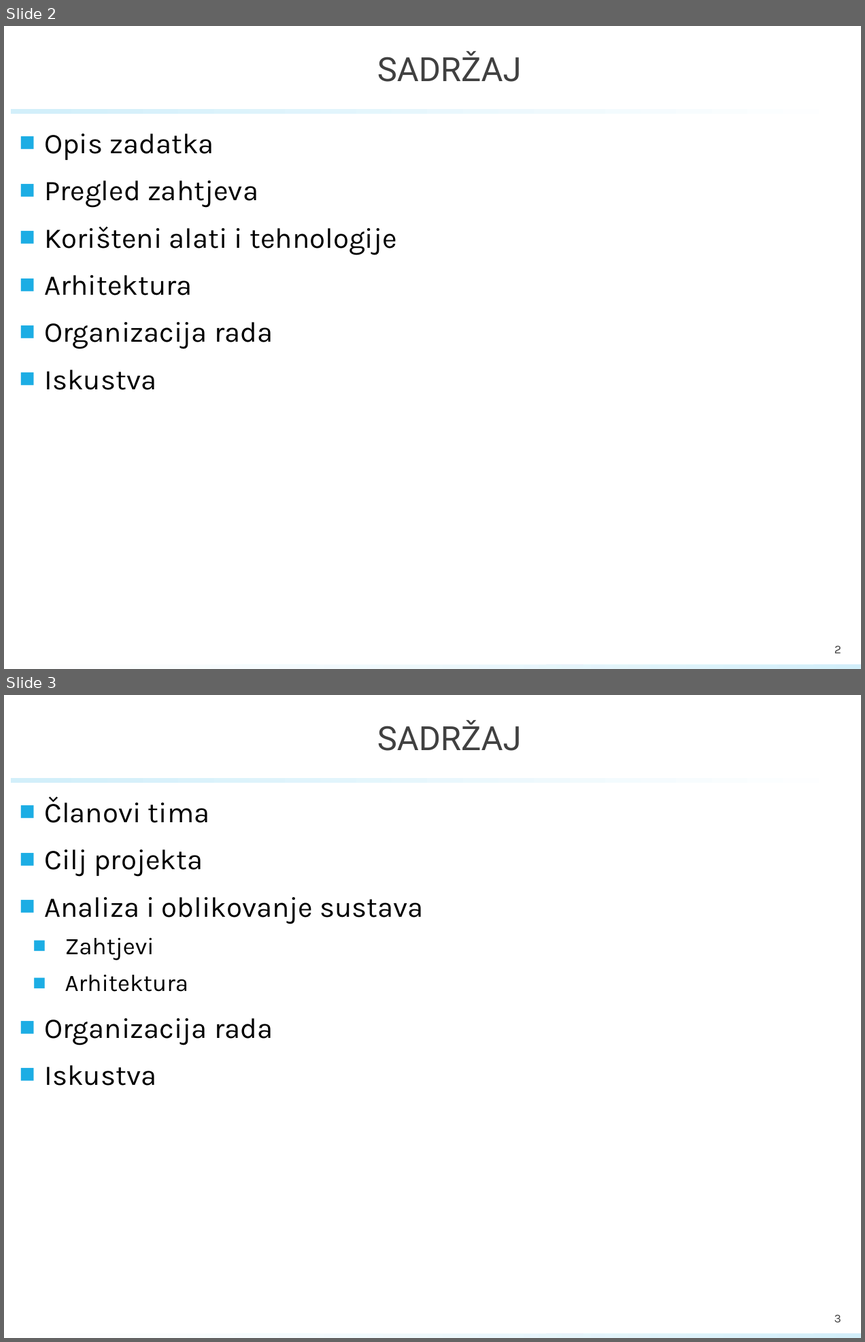
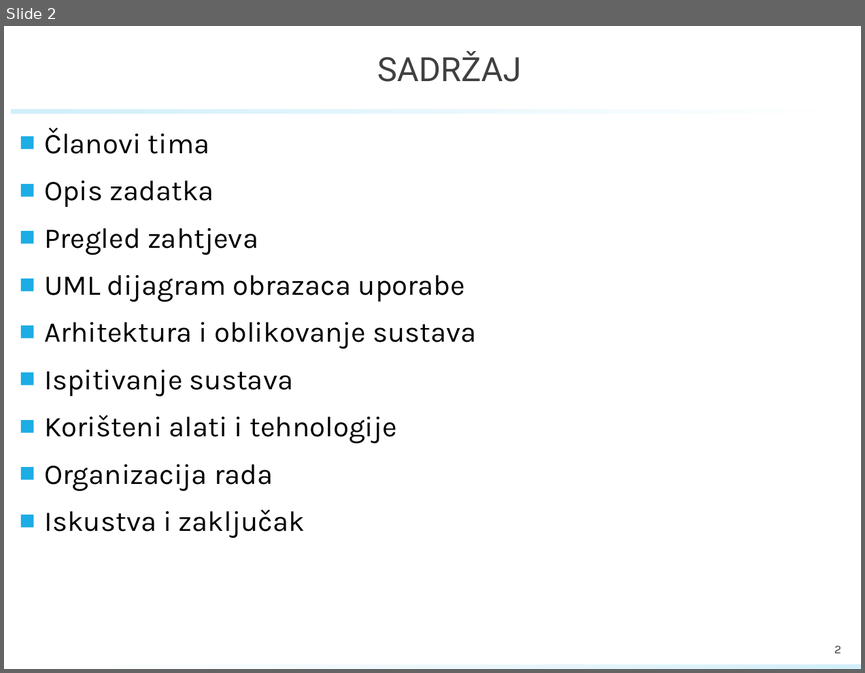
Before and after one commit to rokoKnin/ProgiG03.3_JuliusMeinl, a slide deck: documentation/PROINZ_TG03.3_Bluedilla.pptx. Shown one above the other, each under a label of ours: slides 2 and 3 before the commit, slide 2 after it. The pictures are 865x1342 and 865x673 pixels, drawn with LibreOffice and Linux fonts; fonts in the diff are those of the drawing; background and template pictures are left out. Boxes give left, top, right and bottom in pixels: in the first picture for what was removed or moved away, otherwise in the second. Text is boxed around its words. In the diff, an @@ line names an element or a change of style, - is before the commit and + after.

```diff
--- a/documentation/PROINZ_TG03.3_Bluedilla.pptx
+++ b/documentation/PROINZ_TG03.3_Bluedilla.pptx
@@ slide 3 removed at <box>4,695,861,1338</box>, background #FFFFFF; not listed: 2 template elements that a slide beside it also shows @@
@@ title removed at <box>377,720,521,751</box> @@
-SADRŽAJ
@@ text removed at <box>44,796,424,1085</box> @@
-■ Članovi tima
-■ Cilj projekta
-■ Analiza i oblikovanje sustava
-  ■ Zahtjevi
-  ■ Arhitektura
-■ Organizacija rada
-■ Iskustva
@@ page number removed at <box>834,1314,841,1322</box> @@
-3
@@ slide 2 changed as well @@
@@ text at <box>44,127,210,154</box>: paragraph added @@
+■ Članovi tima
@@ text at <box>44,275,477,397</box>: paragraphs added @@
+■ UML dijagram obrazaca uporabe
+■ Arhitektura i oblikovanje sustava
+■ Ispitivanje sustava
@@ text at <box>44,275,192,295</box>: paragraph removed @@
-■ Arhitektura
@@ text at <box>44,509,305,538</box>: text changed @@
-■ Iskustva
+■ Iskustva i zaključak
```
Also in this commit, not shown: 6 other slides changed, 10 slides added, 6 other slides removed, 2 other files.
